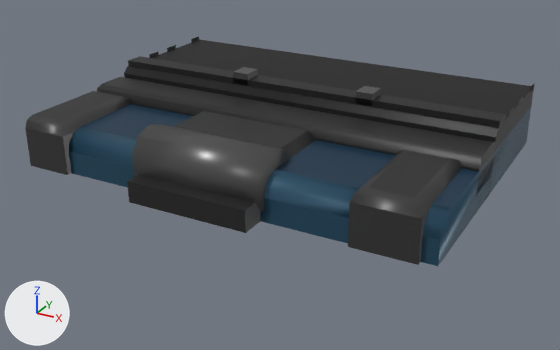
Before and after pictures for a commit that changed the glTF model public/models/enemies/newsho-122.glb.
Before and after are seen from a 50 mm lens placed at (1.68, -2.69, 1.45), pointed at (0.0, 0.36, -0.08). Every picture has the same lights, and +X, +Y and +Z are marked at lower left. The older version comes first. Vertices at exactly the same position are counted once.

Names of what the first picture shows: 'newsho-122'.
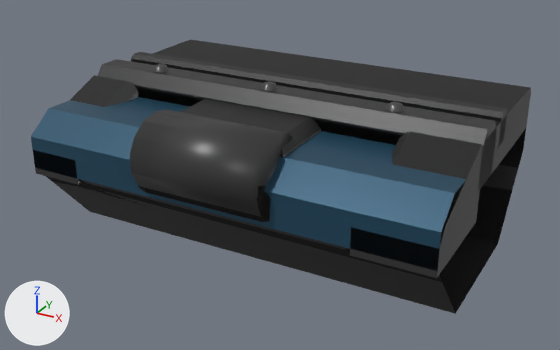
What changed in the scene script:
```text
Change me_newsho_122:
    remove me_newsho_122.from_pydata(...)  # 158 vertices, 248 faces; spans x -1.0..1.0, y -0.37..1.17, z 0.0..0.36
    remove me_newsho_122.materials.append(mat_pal_2_nsho156)  # black #181818
    remove me_newsho_122.materials.append(mat_pal_3_nsho156)  # black #282828
    remove me_newsho_122.materials.append(mat_pal_4_nsho156)  # dark grey #343434
    remove me_newsho_122.materials.append(mat_pal_5_nsho156)  # dark grey #454545
    remove me_newsho_122.materials.append(mat_pal_7_nsho156)  # dark grey #5d5d5d
    remove me_newsho_122.materials.append(mat_pal_54_nsho156)  # dark blue #143851
    remove me_newsho_122.materials.append(mat_pal_56_nsho156)  # dark blue #285169
    add me_newsho_122.from_pydata(...)  # 211 vertices, 324 faces; spans x -1.0..1.0, y -0.33..1.11, z -0.4..0.39
    me_newsho_122 part 1: a new loose piece, a UV sphere (14 segments, 3 rings, poles along x) spanning x -0.36..0.28, y -0.33..0.06, z -0.02..0.34, in mat_pal_5_nsho1564 (dark grey #454545)
    me_newsho_122 part 2: the loose piece of 22 vertices spanning x -1.0..1.0, y -0.25..1.17, z 0.0..0.3 is rebuilt with 22 vertices and now spans x -1.0..1.0, y 0.23..1.11, z 0.1..0.36
    me_newsho_122 part 3: the loose piece of 16 vertices spanning x 0.65..0.93, y -0.27..0.25, z 0.0..0.24 is rebuilt with 12 vertices and now spans x 0.65..1.0, y -0.25..0.27, z -0.05..0.32
    me_newsho_122 part 4: the loose piece of 16 vertices spanning x -1.0..-0.77, y -0.27..0.25, z 0.0..0.24 is rebuilt with 12 vertices and now spans x -1.0..-0.73, y -0.25..0.27, z -0.05..0.32
    me_newsho_122 part 5: the loose piece of 12 vertices spanning x -0.37..0.27, y -0.17..0.25, z 0.0..0.24 is rebuilt with 12 vertices and now spans x -0.37..0.28, y -0.12..0.27, z -0.05..0.3
    me_newsho_122 part 6: the loose piece of 8 vertices spanning x -1.0..1.0, y 0.49..0.59, z 0.29..0.33 is rebuilt with 12 vertices and now spans x -1.0..1.0, y 0.52..0.62, z 0.2..0.35, in mat_pal_3_nsho1562 (black #282828)
    me_newsho_122 part 7: a new loose piece of 60 vertices spanning x -1.0..1.0, y -0.25..1.11, z -0.4..0.24
    me_newsho_122 part 8: a new loose piece of 17 vertices spanning x -0.71..-0.62, y 0.3..0.38, z 0.36..0.39, in mat_pal_6_nsho1565 (dark grey #515151)
    me_newsho_122 part 9: a new loose piece of 17 vertices spanning x -0.08..0.0, y 0.3..0.38, z 0.36..0.39, in mat_pal_6_nsho1565 (dark grey #515151)
    me_newsho_122 part 10: a new loose piece of 17 vertices spanning x 0.54..0.62, y 0.3..0.38, z 0.36..0.39, in mat_pal_6_nsho1565 (dark grey #515151)
    me_newsho_122 part 11: 10 loose pieces with 68 vertices, spanning x -1.0..1.0, y -0.37..1.17, z 0.0..0.36, are deleted
    me_newsho_122 part 12
    16 vertices are removed from x -1.0..1.0, y 0.22..0.47, z 0.0..0.26
    28 faces are deleted
    add me_newsho_122.materials.append(mat_pal_2_nsho1561)  # black #181818
    add me_newsho_122.materials.append(mat_pal_3_nsho1562)  # black #282828
    add me_newsho_122.materials.append(mat_pal_4_nsho1563)  # dark grey #343434
    add me_newsho_122.materials.append(mat_pal_5_nsho1564)  # dark grey #454545
    add me_newsho_122.materials.append(mat_pal_6_nsho1565)  # dark grey #515151
    add me_newsho_122.materials.append(mat_pal_56_nsho1568)  # dark blue #285169
    add me_newsho_122.materials.append(mat_pal_4_nsho1569)  # dark grey #343434
Add ob_newsho_122_outline:
    ob_newsho_122_outline = bpy.data.objects.new('newsho-122_outline', me_newsho_122_outline)  # 771 vertices, 1192 faces; spans x -1.0..1.0, y -0.33..1.11, z -0.4..0.35; in mat_outline_shell (black #000000)
    ob_newsho_122_outline.location = (0.0, 0.0, 0.0)
```

Where the change shows, as pixel boxes (x1, y1, x2, y2) in the pictures (560 x 350 px):
'newsho-122', reshaped (19% taller)
    before: (25, 36, 534, 266)
    after: (31, 39, 531, 314)
'newsho-122_outline', added
    after: (46, 129, 526, 313)
part 1 of me_newsho_122, added
    after: (130, 110, 293, 217)
part 2 of me_newsho_122, rebuilt (7% narrower, 33% shorter)
    before: (69, 40, 534, 266)
    after: (97, 39, 531, 189)
part 3 of me_newsho_122, rebuilt (17% wider, 28% taller)
    before: (348, 150, 462, 265)
    after: (350, 131, 484, 278)
part 4 of me_newsho_122, rebuilt (29% taller)
    before: (25, 91, 131, 175)
    after: (33, 75, 139, 184)
part 5 of me_newsho_122, rebuilt (23% taller)
    before: (173, 111, 315, 158)
    after: (180, 99, 321, 157)
part 6 of me_newsho_122, rebuilt (30% taller)
    before: (128, 56, 506, 129)
    after: (131, 52, 507, 147)
part 7 of me_newsho_122, added
    after: (31, 97, 518, 314)
part 8 of me_newsho_122, added
    after: (153, 64, 169, 72)
part 9 of me_newsho_122, added
    after: (261, 81, 278, 91)
part 10 of me_newsho_122, added
    after: (386, 102, 404, 112)
part 11 of me_newsho_122, deleted
    before: (127, 36, 534, 233)
part 12 of me_newsho_122, deleted
    before: (97, 77, 495, 215)
